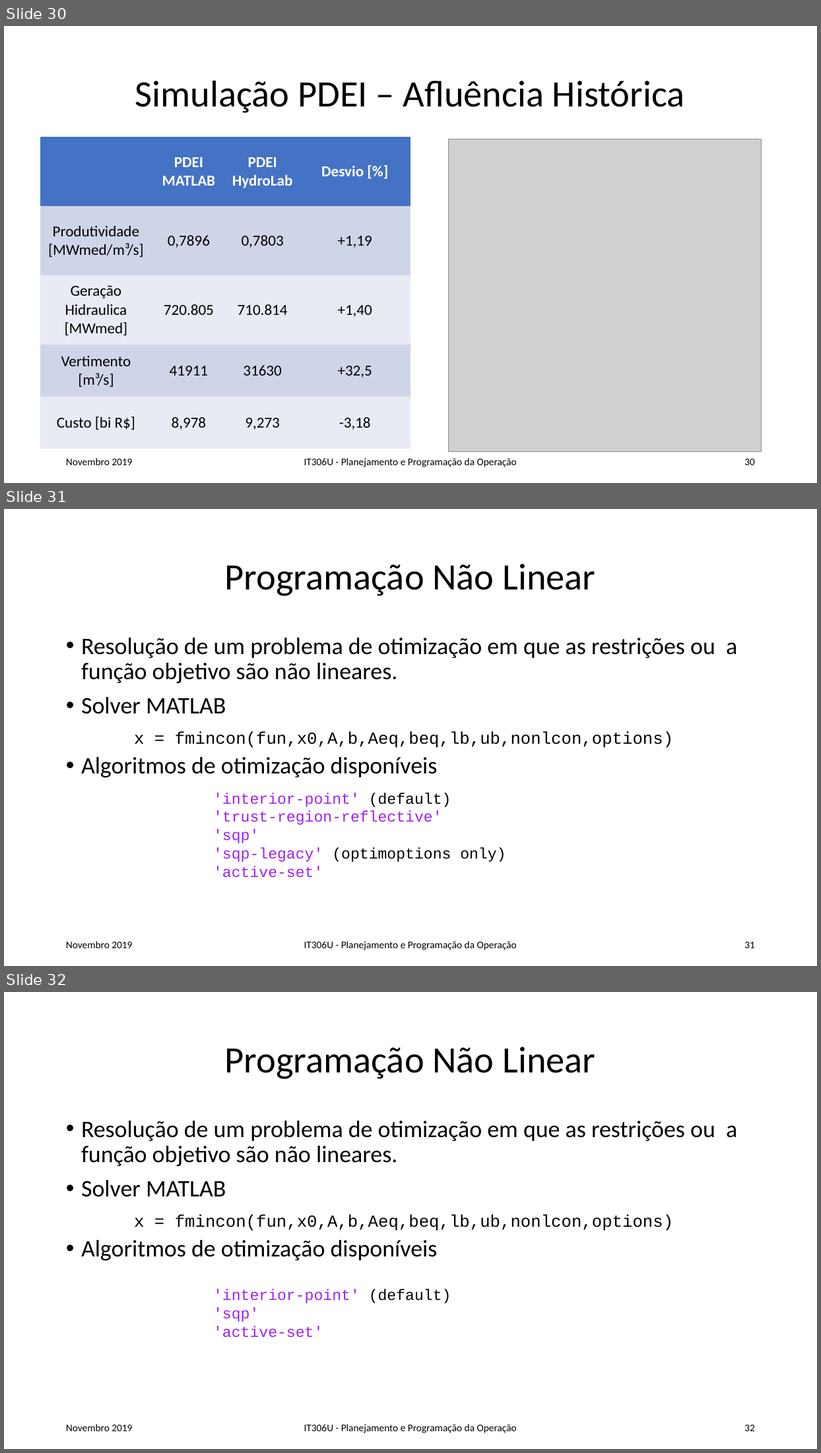
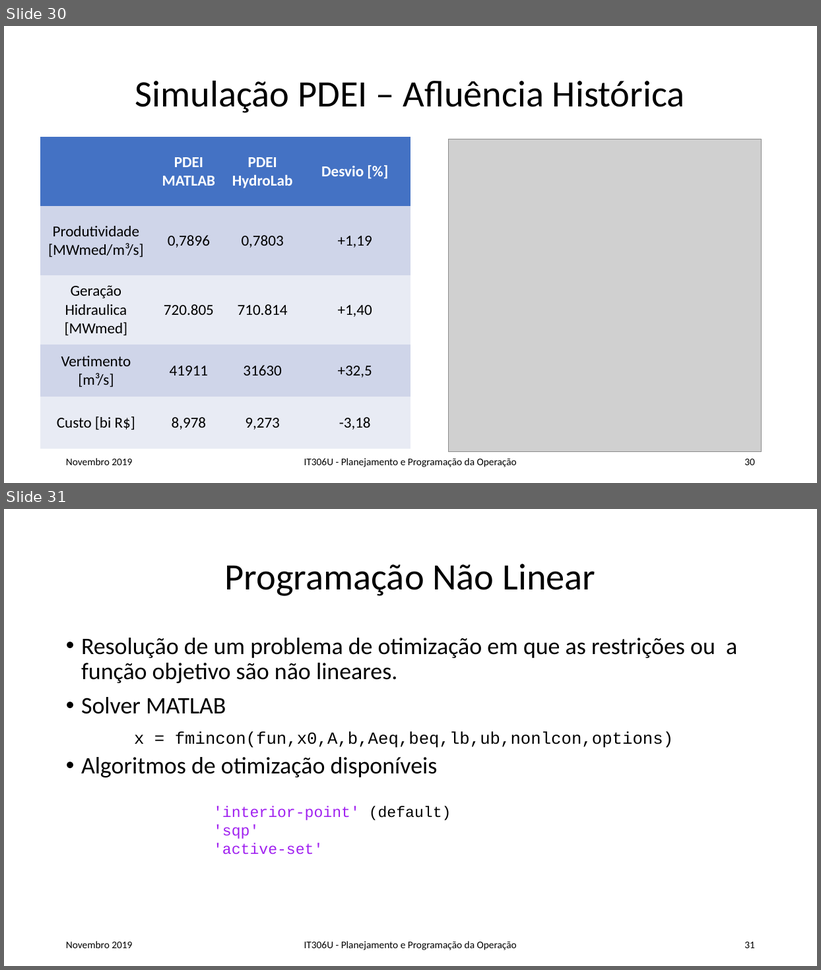
Before and after one commit to 1217720084/dynamic-programming-hydrothermal-scheduling, a slide deck: Rel_slides_rev1.pptx. Shown one above the other, each under a label of ours: slides 30, 31 and 32 before the commit, slides 30 and 31 after it. The pictures are 821x1453 and 821x970 pixels, drawn with LibreOffice and Linux fonts; fonts in the diff are those of the drawing; grey boxes stand for pictures. Boxes give left, top, right and bottom in pixels: in the first picture for what was removed or moved away, otherwise in the second. Text is boxed around its words. In the diff, an @@ line names an element or a change of style, - is before the commit and + after.

```diff
--- a/Rel_slides_rev1.pptx
+++ b/Rel_slides_rev1.pptx
@@ slide 31 removed at bbox=[4, 509, 817, 966], background #FFFFFF @@
@@ title removed at bbox=[225, 564, 595, 596] @@
-Programação Não Linear
@@ text removed at bbox=[81, 638, 737, 778] @@
-• Resolução de um problema de otimização em que as restrições ou a função objetivo são não lineares.
-• Solver MATLAB
-• Algoritmos de otimização disponíveis
@@ text removed at bbox=[134, 731, 673, 748] @@
-x = fmincon(fun,x0,A,b,Aeq,beq,lb,ub,nonlcon,options)
@@ text removed at bbox=[213, 793, 506, 878] @@
-'interior-point' (default)
-'trust-region-reflective'
-'sqp'
-'sqp-legacy' (optimoptions only)
-'active-set'
@@ text removed at bbox=[66, 941, 132, 949] @@
-Novembro 2019
@@ text removed at bbox=[304, 941, 517, 951] @@
-IT306U - Planejamento e Programação da Operação
@@ page number removed at bbox=[745, 942, 755, 949] @@
-31
@@ what was slide 32 is now slide 31 @@
@@ page number at bbox=[745, 942, 755, 949]: text changed @@
-32
+31
```
Also in this commit, not shown: 2 slides changed, 1 slide added.
